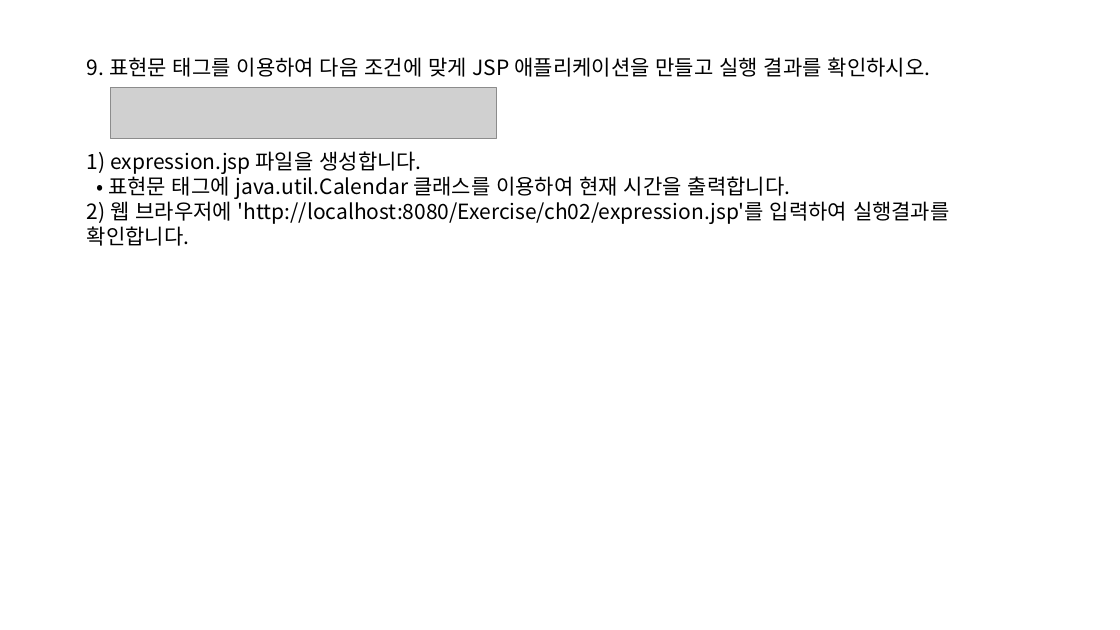
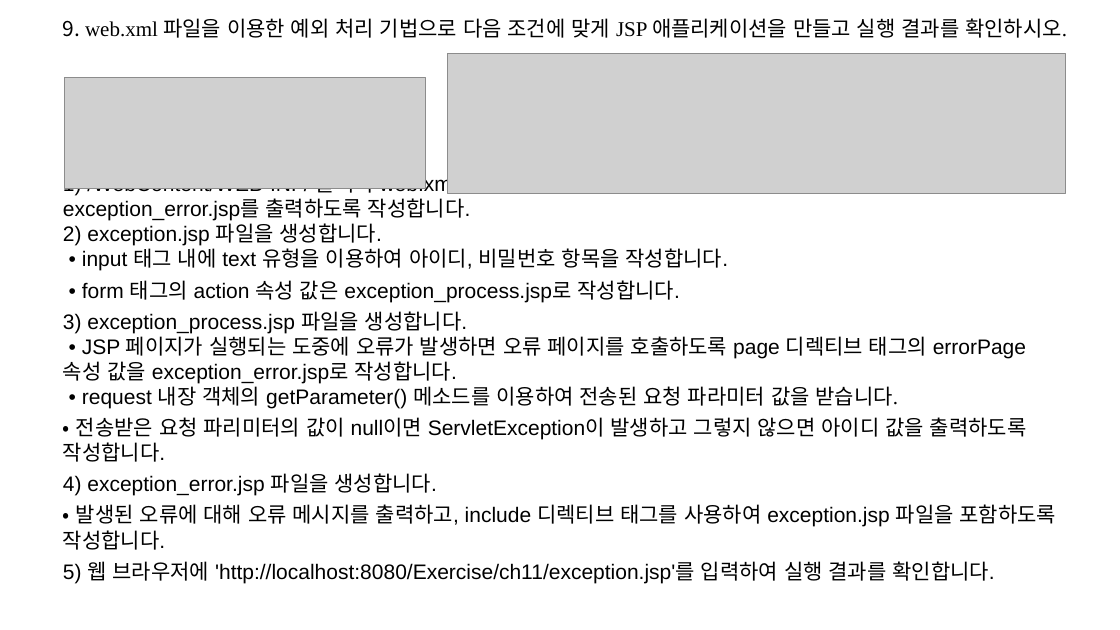
Before and after one commit to bbvixx0509/java, a slide deck: slide 1 of 9번_학생용.pptx. Drawn at 1120x630 pixels with LibreOffice and Linux fonts; fonts in the diff are those of the drawing; grey boxes stand for pictures. Boxes give left, top, right and bottom in pixels: in the first picture for what was removed or moved away, otherwise in the second. Text is boxed around its words. In the diff, an @@ line names an element or a change of style, - is before the commit and + after.

```diff
--- a/9번_학생용.pptx
+++ b/9번_학생용.pptx
@@ text at [63, 18, 1067, 583]: text changed; font Noto Sans CJK KR to Arial @@
-9. 표현문 태그를 이용하여 다음 조건에 맞게 JSP 애플리케이션을 만들고 실행 결과를 확인하시오.
-1) expression.jsp 파일을 생성합니다.
-• 표현문 태그에 java.util.Calendar 클래스를 이용하여 현재 시간을 출력합니다.
-2) 웹 브라우저에 'http://localhost:8080/Exercise/ch02/expression.jsp'를 입력하여 실행결과를 확인합니다.
+9. web.xml 파일을 이용한 예외 처리 기법으로 다음 조건에 맞게 JSP 애플리케이션을 만들고 실행 결과를 확인하시오.
+1) /WebContent/WEB-INF/ 폴더의 web.xml 파일에 오류가 발생했을 때 오류 코드, 오류 상태와 오류 페이지 exception_error.jsp를 출력하도록 작성합니다.
+2) exception.jsp 파일을 생성합니다.
+• input 태그 내에 text 유형을 이용하여 아이디, 비밀번호 항목을 작성합니다.
+• form 태그의 action 속성 값은 exception_process.jsp로 작성합니다.
+3) exception_process.jsp 파일을 생성합니다.
+• JSP 페이지가 실행되는 도중에 오류가 발생하면 오류 페이지를 호출하도록 page 디렉티브 태그의 errorPage 속성 값을 exception_error.jsp로 작성합니다.
+• request 내장 객체의 getParameter() 메소드를 이용하여 전송된 요청 파라미터 값을 받습니다.
+• 전송받은 요청 파리미터의 값이 null이면 ServletException이 발생하고 그렇지 않으면 아이디 값을 출력하도록 작성합니다.
+4) exception_error.jsp 파일을 생성합니다.
+• 발생된 오류에 대해 오류 메시지를 출력하고, include 디렉티브 태그를 사용하여 exception.jsp 파일을 포함하도록 작성합니다.
+5) 웹 브라우저에 'http://localhost:8080/Exercise/ch11/exception.jsp'를 입력하여 실행 결과를 확인합니다.
@@ picture added at [448, 54, 1065, 193] @@
@@ picture: place and size @@
-picture at [110, 87, 496, 139]
+picture at [65, 77, 425, 188]
```
Also in this commit, not shown: 3 other slides changed, 8 slides added, 5 other files.
